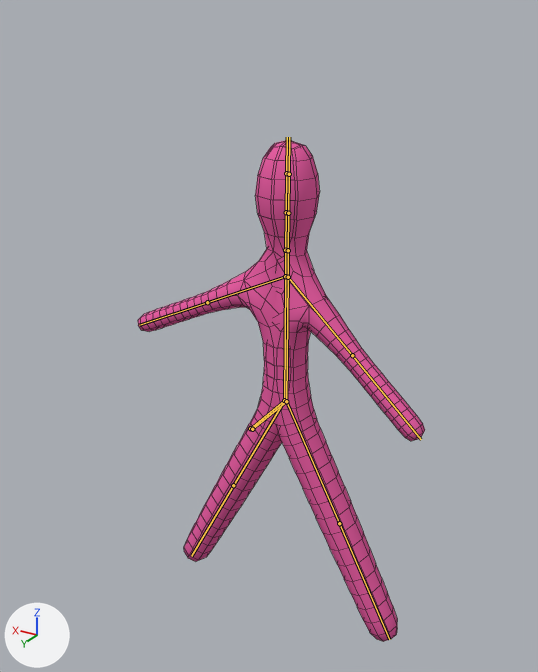
An edit to the Blender file models/stick2.blend, drawn before and after from the same camera.
Both versions are drawn from a 50 mm camera at (-5.13, 9.06, 4.55) aimed at (0.36, -0.09, -0.02). Every picture has the same lights, and +X, +Y and +Z are marked at lower left. Both versions are drawn at frame 20 of the action 'Wave'; the numbers are the values there. The bones that bend it are drawn over the model as lines. Mesh edges are drawn as thin lines.
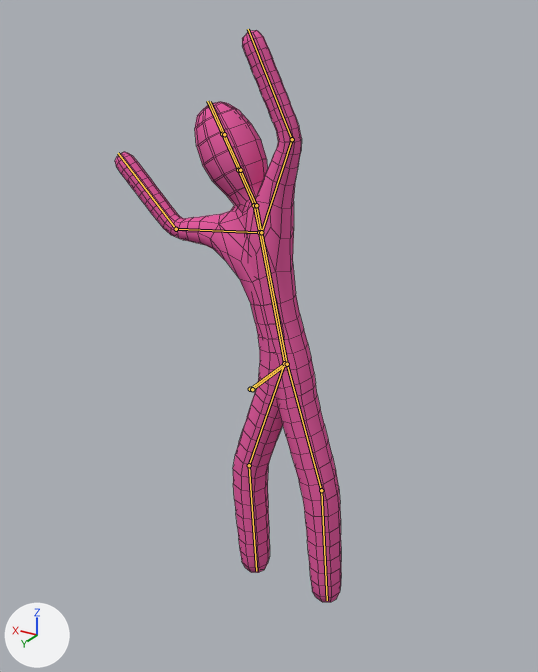
Edits to the scene script, one JSON object a line:
```json
{"block": "bone_bone", "where": "bone_bone = bpy.data.objects['Armature'].pose.bones['Bone']"}
{"op": "set", "path": "bone_bone.location", "old": "(0.0, 0.0, 0.0)", "new": "(0.0, 0.0, 0.65)"}
{"block": "bone_bone_00", "where": "bone_bone_00 = bpy.data.objects['Armature'].pose.bones['Bone.00']  # child of 'Bone'"}
{"op": "set", "path": "bone_bone_00.location", "old": "(0.0, 0.0, 0.0)", "new": "(-0.01, 0.0, 0.0)"}
{"op": "set", "path": "bone_bone_00.rotation_quaternion", "old": "(1.0, 0.0, 0.0, 0.0)", "new": "(0.98, 0.0, 0.0, -0.107)", "note": "degrees (0, 0, 0) -> degrees (0, 0, -12)"}
{"block": "bone_bone_04", "where": "bone_bone_04 = bpy.data.objects['Armature'].pose.bones['Bone.04']  # child of 'Bone.00'"}
{"op": "set", "path": "bone_bone_04.rotation_quaternion", "old": "(0.972, -0.22, 0.08, 0.015)", "new": "(0.963, 0.057, 0.049, 0.02)", "note": "degrees (-26, 9, 0) -> degrees (7, 6, 3)"}
{"block": "bone_bone_02", "where": "bone_bone_02 = bpy.data.objects['Armature'].pose.bones['Bone.02']  # child of 'Bone.04'"}
{"op": "set", "path": "bone_bone_02.rotation_quaternion", "old": "(1.0, 0.0, 0.0, 0.0)", "new": "(0.898, 0.438, -0.015, 0.046)", "note": "degrees (0, 0, 0) -> degrees (52, -4, 4)"}
{"block": "bone_bone_07", "where": "bone_bone_07 = bpy.data.objects['Armature'].pose.bones['Bone.07']  # child of 'Bone.06'"}
{"op": "set", "path": "bone_bone_07.rotation_quaternion", "old": "(1.0, 0.0, 0.0, 0.0)", "new": "(0.982, 0.0, 0.0, -0.139)", "note": "degrees (0, 0, 0) -> degrees (0, 0, -16)"}
{"block": "bone_bone_05", "where": "bone_bone_05 = bpy.data.objects['Armature'].pose.bones['Bone.05']  # child of 'Bone'"}
{"op": "set", "path": "bone_bone_05.rotation_quaternion", "old": "(1.0, 0.0, 0.0, 0.0)", "new": "(0.997, -0.036, 0.0, 0.071)", "note": "degrees (0, 0, 0) -> degrees (-4, 0, 8)"}
{"block": "bone_bone_03", "where": "bone_bone_03 = bpy.data.objects['Armature'].pose.bones['Bone.03']  # child of 'Bone.05'"}
{"op": "set", "path": "bone_bone_03.rotation_quaternion", "old": "(1.0, 0.0, 0.0, 0.0)", "new": "(0.98, -0.085, 0.0, 0.166)", "note": "degrees (0, 0, 0) -> degrees (-10, 2, 19)"}
{"block": "bone_bone_001", "where": "bone_bone_001 = bpy.data.objects['Armature'].pose.bones['Bone.001']"}
{"op": "set", "path": "bone_bone_001.location", "old": "(0.0, 0.0, 0.0)", "new": "(0.0, 0.0, 0.65)"}
{"block": "bone_bone_09", "where": "bone_bone_09 = bpy.data.objects['Armature'].pose.bones['Bone.09']  # child of 'Bone.001'"}
{"op": "set", "path": "bone_bone_09.location", "old": "(0.0, 0.0, 0.0)", "new": "(0.01, 0.0, 0.0)"}
{"op": "set", "path": "bone_bone_09.rotation_quaternion", "old": "(1.0, 0.0, 0.0, 0.0)", "new": "(0.98, 0.0, 0.0, -0.107)", "note": "degrees (0, 0, 0) -> degrees (0, 0, -12)"}
{"block": "bone_bone_13", "where": "bone_bone_13 = bpy.data.objects['Armature'].pose.bones['Bone.13']  # child of 'Bone.09'"}
{"op": "set", "path": "bone_bone_13.rotation_quaternion", "old": "(0.941, -0.326, 0.044, -0.075)", "new": "(0.871, 0.461, 0.052, -0.017)", "note": "degrees (-38, 2, -10) -> degrees (56, 6, 1)"}
{"block": "bone_bone_11", "where": "bone_bone_11 = bpy.data.objects['Armature'].pose.bones['Bone.11']  # child of 'Bone.13'"}
{"op": "set", "path": "bone_bone_11.rotation_quaternion", "old": "(1.0, 0.0, 0.0, 0.0)", "new": "(0.912, 0.384, 0.031, 0.029)", "note": "degrees (0, 0, 0) -> degrees (46, 2, 5)"}
{"block": "bone_bone_16", "where": "bone_bone_16 = bpy.data.objects['Armature'].pose.bones['Bone.16']  # child of 'Bone.15'"}
{"op": "set", "path": "bone_bone_16.rotation_quaternion", "old": "(1.0, 0.0, 0.0, 0.0)", "new": "(0.982, 0.0, 0.0, -0.139)", "note": "degrees (0, 0, 0) -> degrees (0, 0, -16)"}
{"block": "bone_bone_14", "where": "bone_bone_14 = bpy.data.objects['Armature'].pose.bones['Bone.14']  # child of 'Bone.001'"}
{"op": "set", "path": "bone_bone_14.rotation_quaternion", "old": "(1.0, 0.0, 0.0, 0.0)", "new": "(0.997, -0.038, 0.0, -0.074)", "note": "degrees (0, 0, 0) -> degrees (-4, 0, -8)"}
{"block": "bone_bone_12", "where": "bone_bone_12 = bpy.data.objects['Armature'].pose.bones['Bone.12']  # child of 'Bone.14'"}
{"op": "set", "path": "bone_bone_12.rotation_quaternion", "old": "(1.0, 0.0, 0.0, 0.0)", "new": "(0.993, -0.052, 0.0, -0.101)", "note": "degrees (0, 0, 0) -> degrees (-6, -1, -12)"}
```

Location of each change, (x1, y1, x2, y2) in pixels of the pictures (538 x 672 px):
```json
{"object": "Cube", "change": "posed", "before": [138, 140, 425, 642], "after": [115, 30, 341, 602], "on screen": "21% narrower, 14% taller"}
{"bone": "Bone", "before": "(250, 428) to (284, 400)", "after": "(250, 389) to (284, 363)"}
{"bone": "Bone.00", "before": "(284, 400) to (285, 276)", "after": "(284, 363) to (259, 232)"}
{"bone": "Bone.04", "before": "(285, 276) to (207, 302)", "after": "(259, 232) to (176, 229)"}
{"bone": "Bone.02", "before": "(207, 302) to (139, 325)", "after": "(176, 229) to (118, 153)"}
{"bone": "Bone.07", "before": "(285, 250) to (286, 212)", "after": "(254, 205) to (238, 170)"}
{"bone": "Bone.05", "before": "(284, 400) to (233, 485)", "after": "(284, 363) to (249, 465)"}
{"bone": "Bone.03", "before": "(233, 485) to (191, 556)", "after": "(249, 465) to (256, 571)"}
{"bone": "Bone.001", "before": "(252, 429) to (286, 401)", "after": "(252, 389) to (287, 364)"}
{"bone": "Bone.09", "before": "(286, 401) to (288, 277)", "after": "(287, 364) to (261, 232)"}
{"bone": "Bone.13", "before": "(288, 277) to (352, 355)", "after": "(261, 232) to (292, 139)"}
{"bone": "Bone.11", "before": "(352, 355) to (421, 439)", "after": "(292, 139) to (248, 29)"}
{"bone": "Bone.16", "before": "(288, 250) to (288, 213)", "after": "(256, 205) to (240, 170)"}
{"bone": "Bone.14", "before": "(286, 401) to (339, 523)", "after": "(287, 364) to (321, 490)"}
{"bone": "Bone.12", "before": "(339, 523) to (389, 639)", "after": "(321, 490) to (327, 600)"}
```
